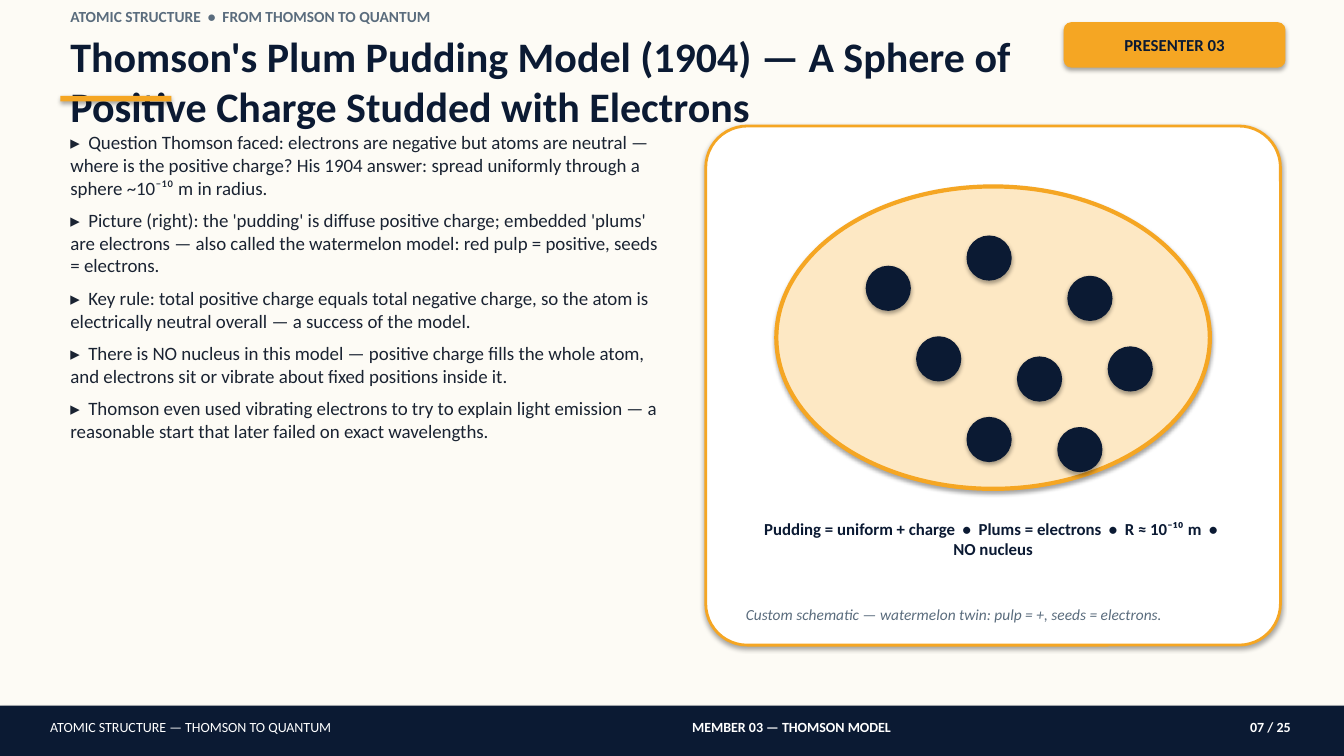
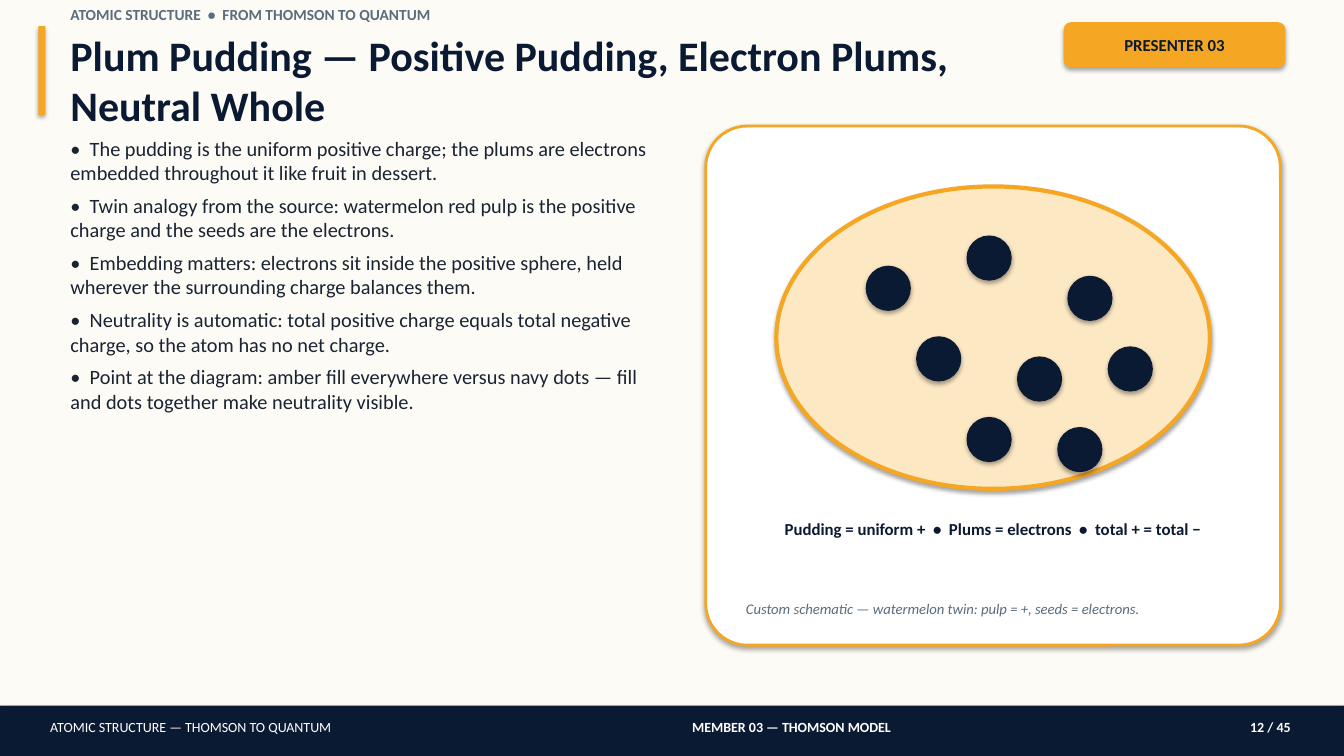
Before and after one commit to amithsharma91/big-boss-command-center, a slide deck: slide 12 of atomic-structure-presentation/Atomic_Structure_Detailed_Presentation.pptx (slide 7 before the commit). Drawn at 1344x756 pixels with LibreOffice and Linux fonts; fonts in the diff are those of the drawing. Boxes give left, top, right and bottom in pixels: in the first picture for what was removed or moved away, otherwise in the second. Text is boxed around its words. In the diff, an @@ line names an element or a change of style, - is before the commit and + after.

```diff
--- a/atomic-structure-presentation/Atomic_Structure_Detailed_Presentation.pptx
+++ b/atomic-structure-presentation/Atomic_Structure_Detailed_Presentation.pptx
@@ rectangle added at bbox=[38, 26, 45, 115], fill #F5A623 @@
@@ text at bbox=[70, 41, 948, 122]: text changed @@
-Thomson's Plum Pudding Model (1904) — A Sphere of Positive Charge Studded with Electrons
+Plum Pudding — Positive Pudding, Electron Plums, Neutral Whole
@@ rectangle removed at bbox=[60, 96, 171, 102] @@
@@ text at bbox=[70, 142, 646, 413]: text changed; size 13.5 to 14.5 pt @@
-▸ Question Thomson faced: electrons are negative but atoms are neutral — where is the positive charge? His 1904 answer: spread uniformly through a sphere ~10⁻¹⁰ m in radius.
-▸ Picture (right): the 'pudding' is diffuse positive charge; embedded 'plums' are electrons — also called the watermelon model: red pulp = positive, seeds = electrons.
-▸ Key rule: total positive charge equals total negative charge, so the atom is electrically neutral overall — a success of the model.
-▸ There is NO nucleus in this model — positive charge fills the whole atom, and electrons sit or vibrate about fixed positions inside it.
-▸ Thomson even used vibrating electrons to try to explain light emission — a reasonable start that later failed on exact wavelengths.
+• The pudding is the uniform positive charge; the plums are electrons embedded throughout it like fruit in dessert.
+• Twin analogy from the source: watermelon red pulp is the positive charge and the seeds are the electrons.
+• Embedding matters: electrons sit inside the positive sphere, held wherever the surrounding charge balances them.
+• Neutrality is automatic: total positive charge equals total negative charge, so the atom has no net charge.
+• Point at the diagram: amber fill everywhere versus navy dots — fill and dots together make neutrality visible.
@@ text at bbox=[785, 523, 1189, 538]: text changed @@
-Pudding = uniform + charge • Plums = electrons • R ≈ 10⁻¹⁰ m • NO nucleus
+Pudding = uniform + • Plums = electrons • total + = total −
@@ text "Custom schematic — watermelon twin: ..." at bbox=[746, 604, 1140, 617]: size 11 to 10.5 pt @@
@@ text at bbox=[1250, 723, 1291, 732]: text changed @@
-07 / 25
+12 / 45
```
Also in this commit, not shown: 21 other slides changed, 23 slides added, 3 slides removed, 6 other files.
